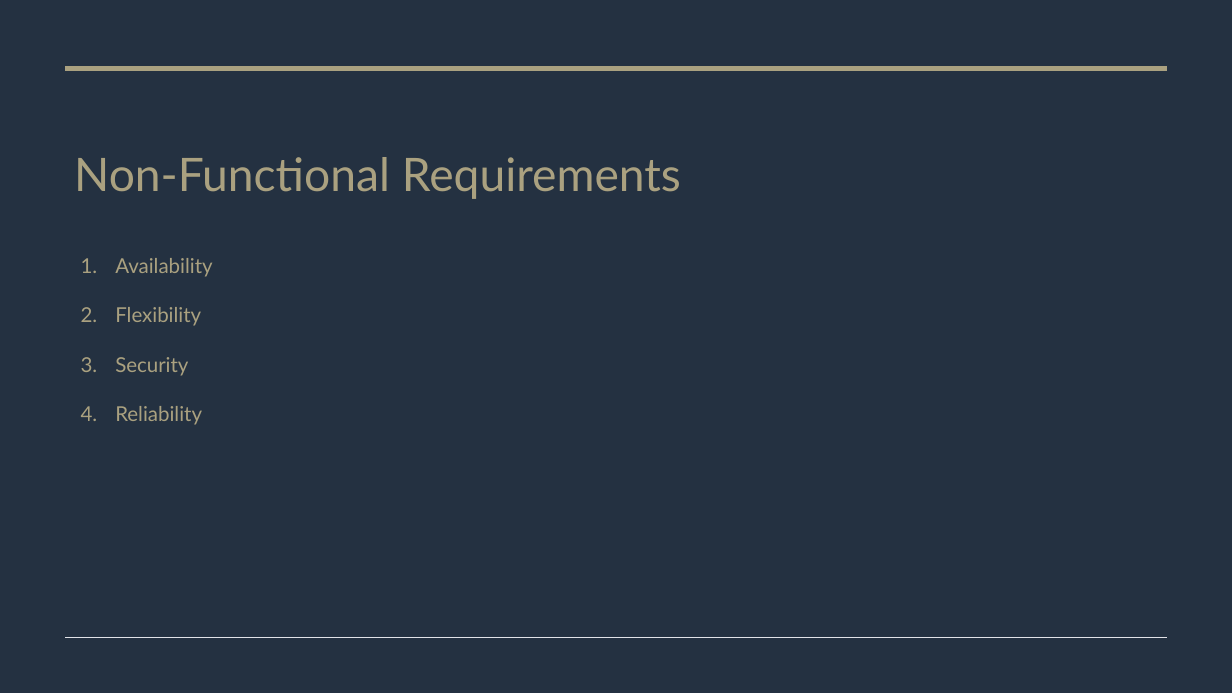
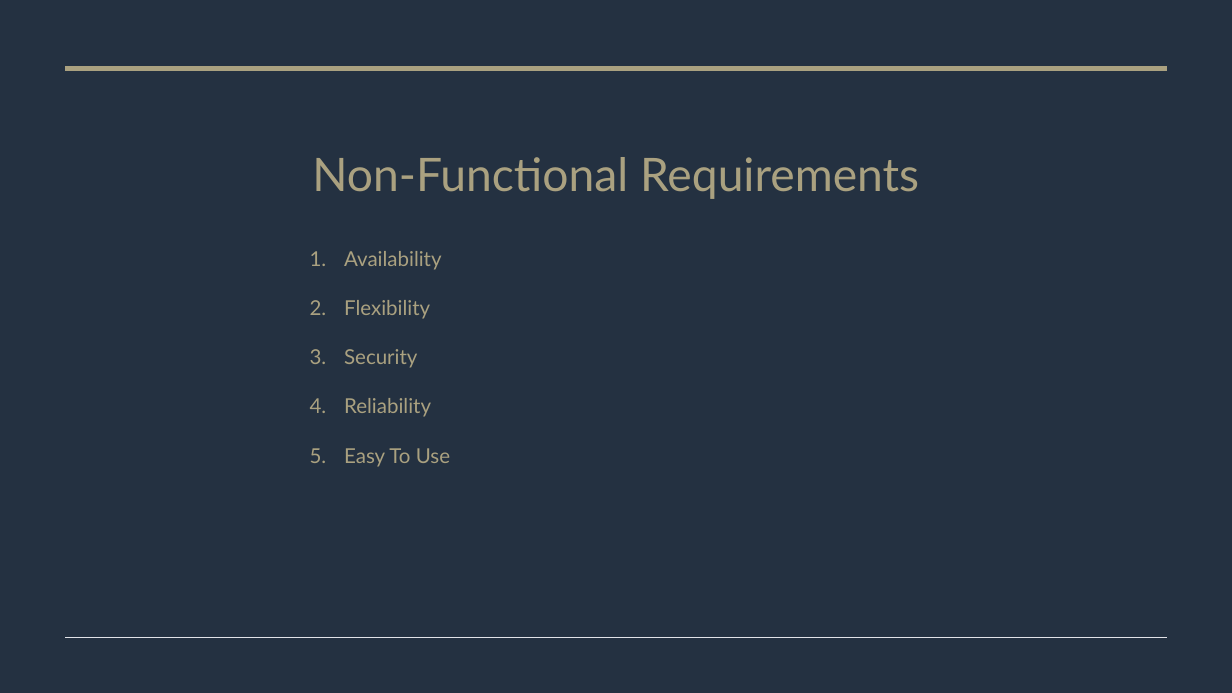
Before and after one commit to Janice1828/daily_activities-personal_finance_tracker, a slide deck: slide 9 of Daily Activities & Personal Finance Tracker.pptx (slide 8 before the commit). Drawn at 1232x693 pixels with LibreOffice and Linux fonts; fonts in the diff are those of the drawing. Boxes give left, top, right and bottom in pixels: in the first picture for what was removed or moved away, otherwise in the second. Text is boxed around its words. In the diff, an @@ line names an element or a change of style, - is before the commit and + after.

```diff
--- a/Daily Activities & Personal Finance Tracker.pptx
+++ b/Daily Activities & Personal Finance Tracker.pptx
@@ title "Non-Functional Requirements" at bbox=[312, 157, 919, 199]: alignment left to centre @@
@@ text "Availability": place and size @@
-text "Availability" at bbox=[115, 258, 212, 425]
+text "Availability" at bbox=[344, 251, 450, 467]
@@ text at bbox=[344, 448, 450, 467]: paragraph added @@
+5. Easy To Use
```
Also in this commit, not shown: 9 other slides changed, 3 slides added, 14 other files.
